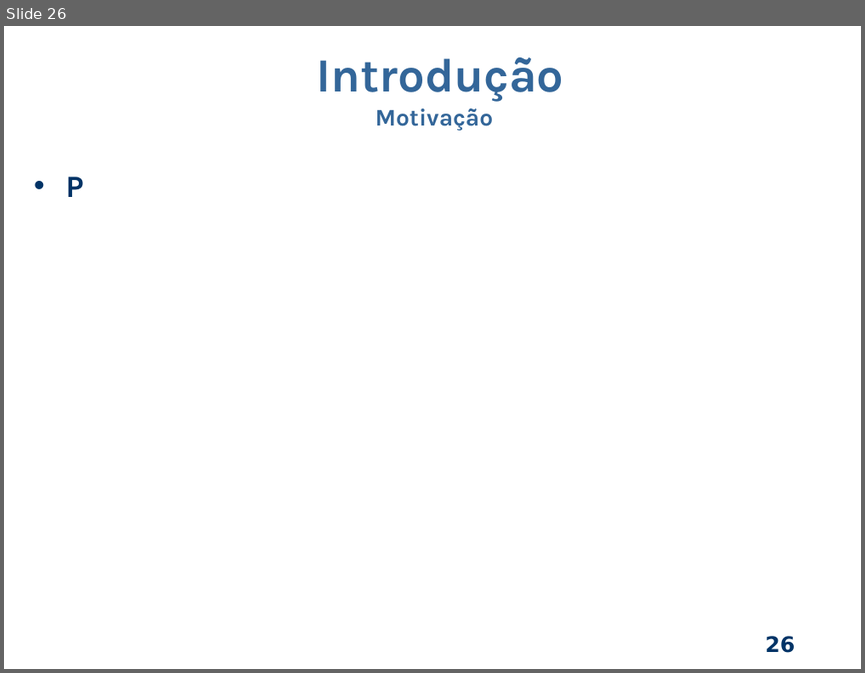
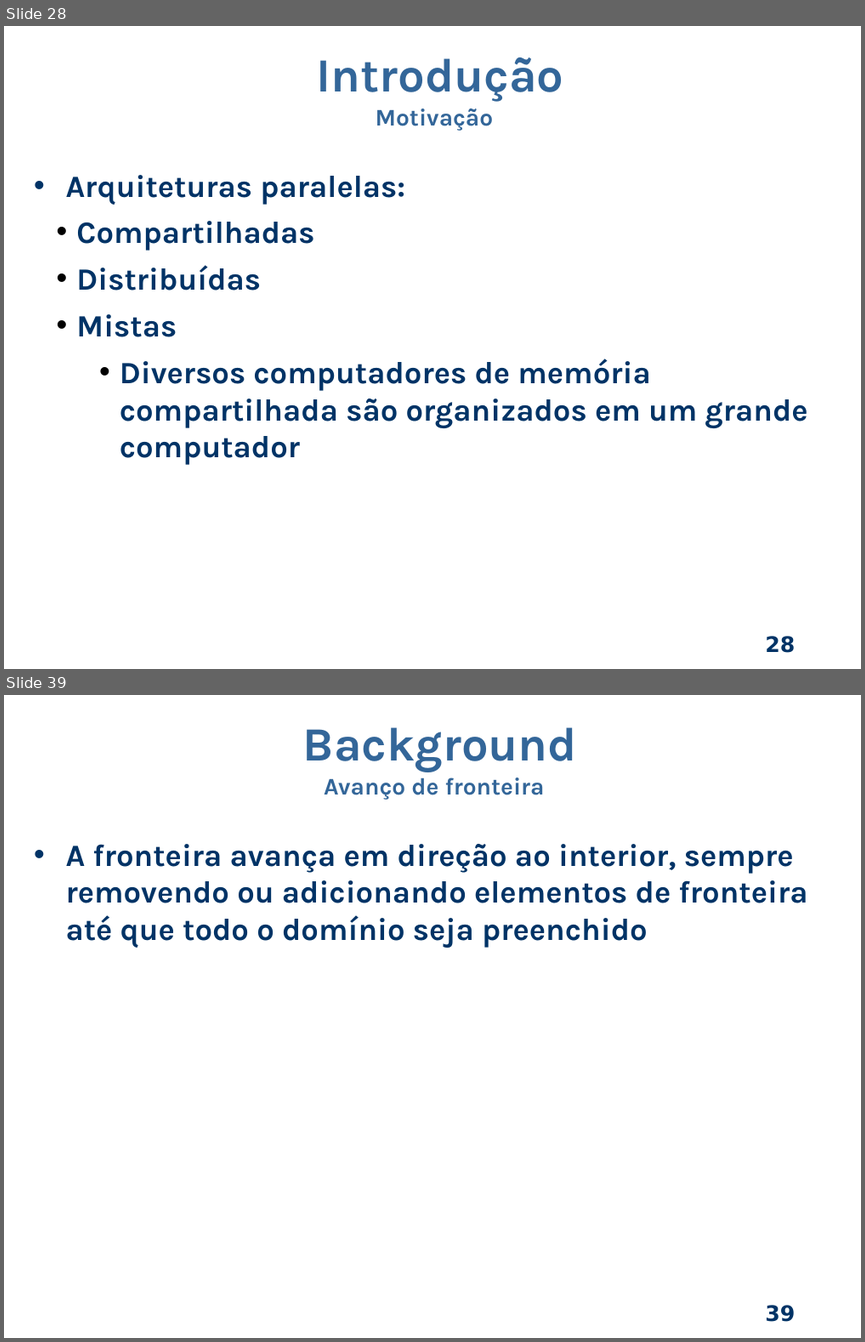
Before and after one commit to dant25/pre-proposta, a slide deck: apresentação/Apresentacao pre.odp. Shown one above the other, each under a label of ours: slide 26 before the commit, slides 28 and 39 after it; the slides between them are not shown. The pictures are 865x673 and 865x1342 pixels, drawn with LibreOffice and Linux fonts; fonts in the diff are those of the drawing; background and template pictures are left out. Boxes give left, top, right and bottom in pixels: in the first picture for what was removed or moved away, otherwise in the second. Text is boxed around its words. In the diff, an @@ line names an element or a change of style, - is before the commit and + after.

```diff
--- a/apresentação/Apresentacao pre.odp
+++ b/apresentação/Apresentacao pre.odp
@@ slide 39 added at [4,695,861,1338], background picture (left out); not listed: 1 template element that a slide beside it also shows @@
@@ text added at [303,727,577,800], 20 pt, text #336699, bold @@
+Background
+Avanço de fronteira
@@ text added at [66,844,807,947], 26 pt, text #003366, bold @@
+• A fronteira avança em direção ao interior, sempre removendo ou adicionando elementos de fronteira até que todo o domínio seja preenchido
@@ what was slide 26 is now slide 28 @@
@@ slide 28 changed as well @@
@@ text at [66,175,808,465]: text changed @@
-• P
+• Arquiteturas paralelas:
+  • Compartilhadas
+  • Distribuídas
+  • Mistas
+    • Diversos computadores de memória compartilhada são organizados em um grande computador
@@ page number at [765,635,794,652]: text changed @@
-26
+28
```
Also in this commit, not shown: 5 other slides changed, 31 other slides added, 7 other files.
